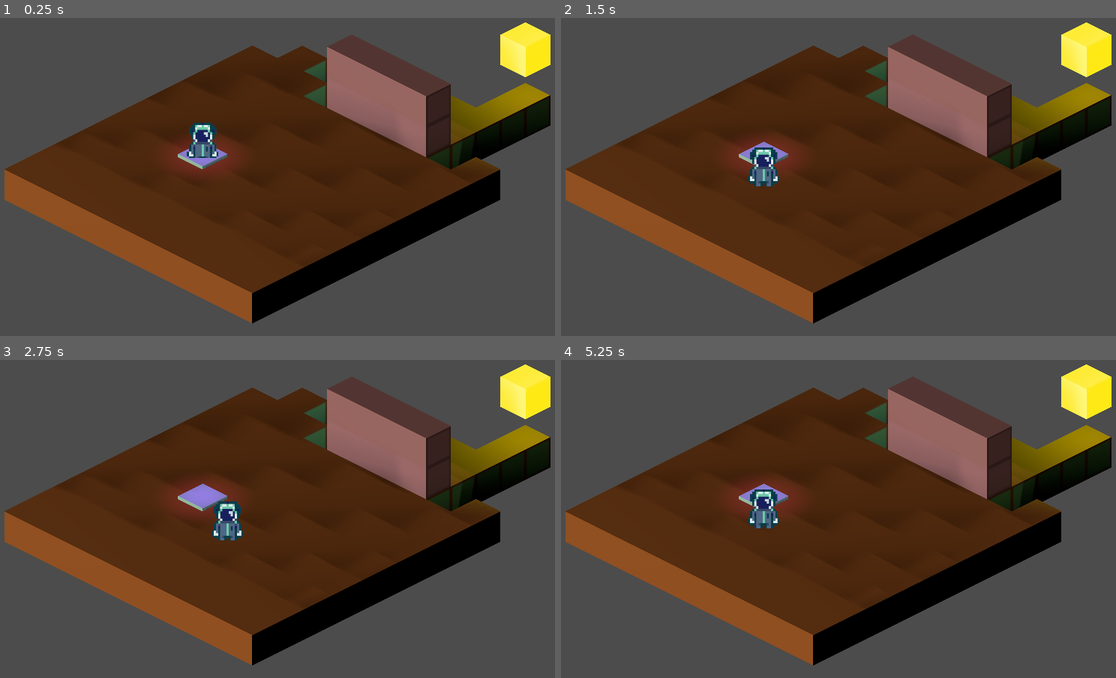
Above: before the commit, frames 1-4 (two rows, left to right).
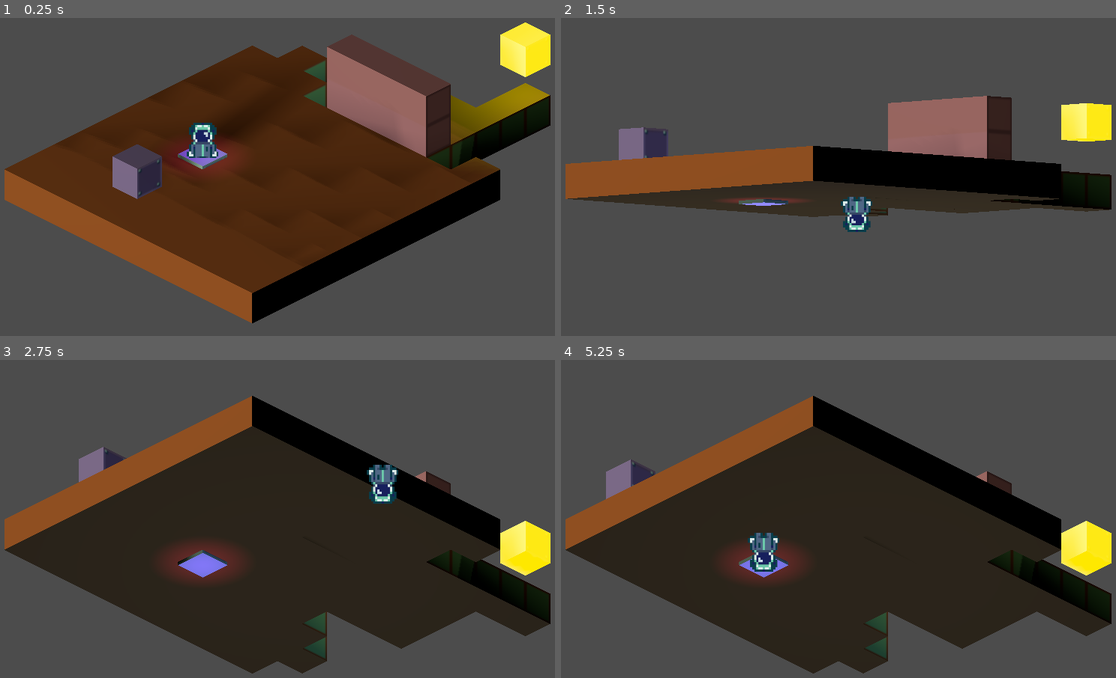
Above: after the commit, the same moments.

Repository: QuentinPoto/3d_but_2d
Game: Godot game, scene res://scene/Main.tscn
Same seed, same stepped clock (60 frames per second), same inputs: the game is played once before the commit and once after it.
Inputs:
- Up to frame 1 (0.25 s): no input
- Up to frame 2 (1.5 s): hold Right (ui_right) 0.53-1.28 s; hold E (on_action) 0.53-1.28 s; tap P (perspective) at 0.8, 1.35 s; hold Down (ui_down) from 1.28 s (still down)
- Up to frame 3 (2.75 s): tap E (on_action) at 1.55 s; release Down (ui_down) at 2.03 s; hold Right (ui_right) from 2.03 s (still down); hold E (on_action) from 2.03 s (still down); tap P (perspective) at 2.3 s
- Up to frame 4 (5.25 s): release Right (ui_right) at 2.78 s; release E (on_action) at 2.78 s; hold Up (ui_up) 2.78-3.53 s; tap P (perspective) at 2.85, 3.8, 4.35 s; tap E (on_action) at 3.05, 4.55 s; hold E (on_action) 3.53-4.28 s; hold Left (ui_left) 3.53-5.03 s; hold Down (ui_down) from 5.03 s (still down); hold E (on_action) from 5.03 s (still down)

The runs differ from the first frame. In frame 1, 1.3% of the frame differs, in the area x 20-42%, y 35-57%; in frame 2, 48%; in frame 3, 58%; in frame 4, 58%, in the area x 0-100%, y 1-99%.

Commit message:
yaaa

Diff:
--- /dev/null
+++ b/circ.gd
@@ -0,0 +1,16 @@
+extends KinematicBody
+
+#############################
+var RotateSpeed = 2
+var Radius = 1
+var _centre
+var _angle = 0
+func _ready():
+	set_process(true)
+	_centre = Vector2(translation.x, translation.z)
+func _process(delta):
+	_angle += RotateSpeed * delta;
+	var offset = Vector2(sin(_angle), cos(_angle)) * Radius;
+	var pos: Vector2 = _centre + offset
+	translation = Vector3(pos.x, 1, pos.y)
+############################
--- a/default_env.tres
+++ b/default_env.tres
@@ -4,6 +4,7 @@
 sky_top_color = Color( 1, 1, 1, 1 )
 
 [resource]
+background_mode = 2
 background_sky = SubResource( 1 )
 glow_bloom = 0.09
 glow_blend_mode = 0
--- a/map_blocks/Cube.gd
+++ b/map_blocks/Cube.gd
@@ -32,7 +32,8 @@
 	self.tex = _tex
 	_set_tex()
 
-const BLOCK_SIZE = 1.005
+"""
+const BLOCK_SIZE = 1.009
 func _physics_process(_delta):
 	if SwapLogic.is_swapping and SwapLogic.swapping_p < 50:
 		scale /= BLOCK_SIZE
@@ -40,3 +41,4 @@
 		scale *= BLOCK_SIZE
 	else:
 		scale = Vector3(1, 1, 1)
+"""
--- a/player/player.gd
+++ b/player/player.gd
@@ -7,7 +7,9 @@
 	modulate.a = 1
 	opacity = 1
 
+
 func _input(event):
+	"""
 	if event.is_action_pressed("ui_up"):
 		translation.x += 1
 	elif event.is_action_pressed("ui_down"):
@@ -16,12 +18,27 @@
 		translation.z -= 1
 	elif event.is_action_pressed("ui_right"):
 		translation.z += 1
-	elif event.is_action_pressed("on_action"):
+	"""
+	if event.is_action_pressed("on_action"):
 		emit_signal("player_action", translation)
 
 
+var speed_v: float = 5
+var speed_h: float = speed_v * 0.5 # racine 3 sur 3
 
-
+func _process(delta):
+	if Input.is_action_pressed("ui_up"):
+		translation.x += speed_v * delta
+		translation.z -= speed_v * delta
+	if Input.is_action_pressed("ui_down"):
+		translation.x -= speed_v * delta
+		translation.z += speed_v * delta
+	if Input.is_action_pressed("ui_left"):
+		translation.x -= speed_h * delta
+		translation.z -= speed_h * delta
+	if Input.is_action_pressed("ui_right"):
+		translation.x += speed_h * delta
+		translation.z += speed_h * delta
 
 var player_swapped: bool
 
@@ -34,6 +51,7 @@
 	rotation_degrees.x = -(rotation_degrees.x)
 	rotation_degrees.z = 0 if rotation_degrees.z == 180 else 180
 	player_swapped = !player_swapped
+
 
 const swap_begin: int = 45
 const swap_end: int = 55
--- a/scene/Camera.gd
+++ b/scene/Camera.gd
@@ -13,6 +13,7 @@
 var x_rot_dist: float = abs(rotation_degrees.x * 2)
 var z_rot_dist: float = 180
 
+
 var calculed: bool = false
 func swapper_calcul():
 	# keep from relauching the calcul
@@ -22,6 +23,10 @@
 	x_rot_start = rotation_degrees.x
 	z_rot_start = rotation_degrees.z
 
+
+#func _ready():
+	#follow_this = ge
+
 func _physics_process(_delta):
 	if SwapLogic.is_swapping:
 		if not calculed:
@@ -30,10 +35,12 @@
 		if is_down:
 			translation.y = y_pos_start + y_pos_dist * SwapLogic.swapping_p / 100
 			rotation_degrees.x = x_rot_start - x_rot_dist * SwapLogic.swapping_p / 100
-			rotation_degrees.z = z_rot_start + z_rot_dist * SwapLogic.swapping_p / 100
+			#rotation_degrees.z = z_rot_start + z_rot_dist * SwapLogic.swapping_p / 100
 		else:
 			translation.y = y_pos_start - y_pos_dist * SwapLogic.swapping_p / 100
 			rotation_degrees.x = x_rot_start + x_rot_dist * SwapLogic.swapping_p / 100
-			rotation_degrees.z = z_rot_start - z_rot_dist * SwapLogic.swapping_p / 100
+			#rotation_degrees.z = z_rot_start - z_rot_dist * SwapLogic.swapping_p / 100
 	else:
 		calculed = false
+
+	pass
--- a/scene/Main.gd
+++ b/scene/Main.gd
@@ -6,25 +6,21 @@
 onready var cube_src = load("res://map_blocks/Cube.tscn")
 var cubes_object = []
 
-# tableau par etage [y][x][z] (swap x et z ?)
+
+var cam_swapped = false
 
 """
-var level = [
-	[
-		[Cube.FLOOR, Cube.FLOOR, Cube.FLOOR, Cube.FLOOR, Cube.FLOOR],
-		[Cube.FLOOR, Cube.FLOOR, Cube.FLOOR, Cube.FLOOR, Cube.FLOOR],
-		[Cube.FLOOR, Cube.FLOOR, Cube.FLOOR, Cube.FLOOR, Cube.FLOOR],
-		[Cube.FLOOR, Cube.FLOOR, Cube.FLOOR, Cube.FLOOR, Cube.FLOOR],
-		[Cube.FLOOR, Cube.FLOOR, Cube.FLOOR, Cube.FLOOR, Cube.FLOOR],
-	],
-	[
-		[Cube.WALL,Cube.WALL,Cube.WALL,Cube.WALL,Cube.WALL],
-	],
-	[
-		[Cube.WALL,Cube.WALL,Cube.WALL,Cube.WALL,Cube.WALL],
-	]
-]
-"""
+
+func _process(delta):
+	pass
+	if SwapLogic.is_swapping and not cam_swapped:
+		$CameraDown.current = !$CameraDown.current
+		cam_swapped = true
+	if not SwapLogic.is_swapping:
+		cam_swapped = false
+
+
+# tableau par etage [y][x][z] (swap x et z ?)
 const level = [
 	[
 		[Cube.EARTH, Cube.EARTH, Cube.EARTH, Cube.EARTH, Cube.EARTH, Cube.EARTH, Cube.EARTH, Cube.EARTH, Cube.EARTH, Cube.EARTH, Cube.EARTH, Cube.EARTH, Cube.EARTH],
@@ -49,7 +45,7 @@
 		[Cube.STONE,Cube.STONE,Cube.STONE,Cube.STONE,Cube.STONE],
 	]
 ]
-"""
+
 func _ready():
 	if ($Perpective != null):
 		$Perpective.current = true
@@ -66,15 +62,6 @@
 					cube.init(Vector3(x, y, z), cube_type)
 					map.push_back(cube)
 	populate_cubes(map)
-"""
-func _input(event):
-	if event.is_action_pressed("perspective"):
-		if $Perpective == null:
-			return
-		if $Perpective.current:
-			$Orthogonal.current = true
-		else:
-			$Perpective.current = true
 
 func populate_cubes(map):
 	if len(map) == 0:
@@ -86,3 +73,4 @@
 	for cube in map:
 		add_child(cube)
 		cube.translation = cube.pos * CUBE_SIZE * 2
+"""
--- a/scene/Main.tscn
+++ b/scene/Main.tscn
@@ -9,6 +9,8 @@
 [ext_resource path="res://map_blocks/swapper.tscn" type="PackedScene" id=7]
 [ext_resource path="res://player/Player.tscn" type="PackedScene" id=8]
 [ext_resource path="res://scene/Camera.gd" type="Script" id=9]
+[ext_resource path="res://map_blocks/texture/wall_cubemesh.tres" type="CubeMesh" id=10]
+[ext_resource path="res://circ.gd" type="Script" id=11]
 
 [sub_resource type="ProceduralSky" id=4]
 radiance_size = 0
@@ -39,6 +41,8 @@
 material = SubResource( 5 )
 size = Vector3( 1, 1, 1 )
 
+[sub_resource type="BoxShape" id=7]
+
 [node name="Spatial" type="Spatial"]
 script = ExtResource( 1 )
 
@@ -66,6 +70,14 @@
 [node name="Camera" type="Camera" parent="."]
 transform = Transform( 0.707107, 0.353553, -0.612372, 0, 0.866025, 0.5, 0.707107, -0.353553, 0.612372, -7, 17.378, 34.889 )
 projection = 1
+current = true
+size = 10.0
+far = 500.0
+script = ExtResource( 9 )
+
+[node name="CameraDown" type="Camera" parent="."]
+transform = Transform( 0.707107, -0.353553, 0.612373, -7.57103e-08, -0.866025, -0.5, 0.707107, 0.353553, -0.612372, 33, -17.378, -7.111 )
+projection = 1
 size = 10.0
 far = 500.0
 script = ExtResource( 9 )
@@ -678,4 +690,14 @@
 [node name="Player" parent="." instance=ExtResource( 8 )]
 transform = Transform( 0.707107, 0.407737, -0.645174, 0, 0.998749, 0.526782, 0.707107, -0.407737, 0.645174, 13, 1, 11 )
 
+[node name="KinematicBody" type="KinematicBody" parent="."]
+transform = Transform( 1, 0, 0, 0, 1, 0, 0, 0, 1, 10, 2, 10 )
+script = ExtResource( 11 )
+
+[node name="CollisionShape" type="CollisionShape" parent="KinematicBody"]
+shape = SubResource( 7 )
+
+[node name="MeshInstance" type="MeshInstance" parent="KinematicBody"]
+mesh = ExtResource( 10 )
+
 [connection signal="player_action" from="Player" to="swapper" method="_on_Player_player_action"]
--- a/swap_logic.gd
+++ b/swap_logic.gd
@@ -1,6 +1,6 @@
 extends Node
 
-const swapping_speed: int = 30
+const swapping_speed: int = 60
 var is_swapping: bool = false
 var swapping_p: float = 0 # pourcentage de ou on en est dans le swapping #TODO rename
 
Not shown, added: export_presets.cfg
Not shown: 1 places in scene/Main.tscn that only renumber resources
Not shown, added: 3d_but_2d.pck
Not shown, added: 3d_but_2d.x86_64
